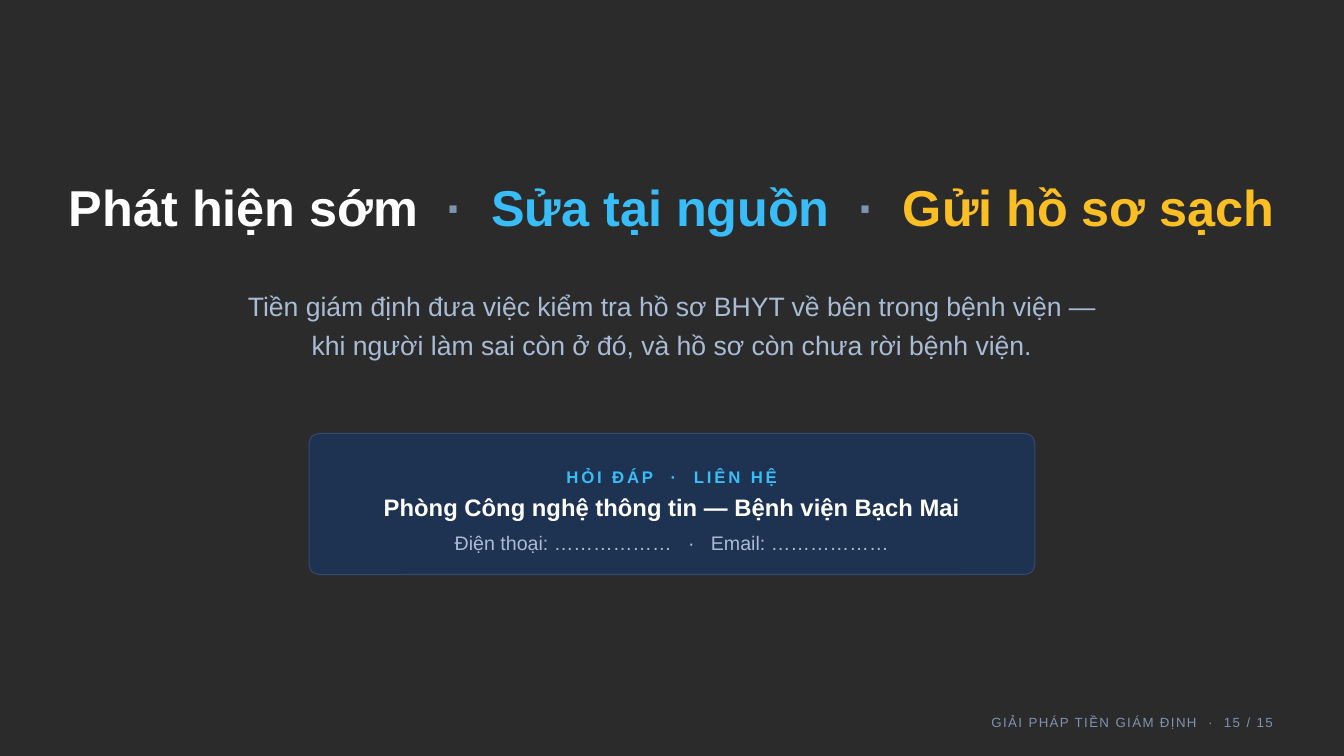
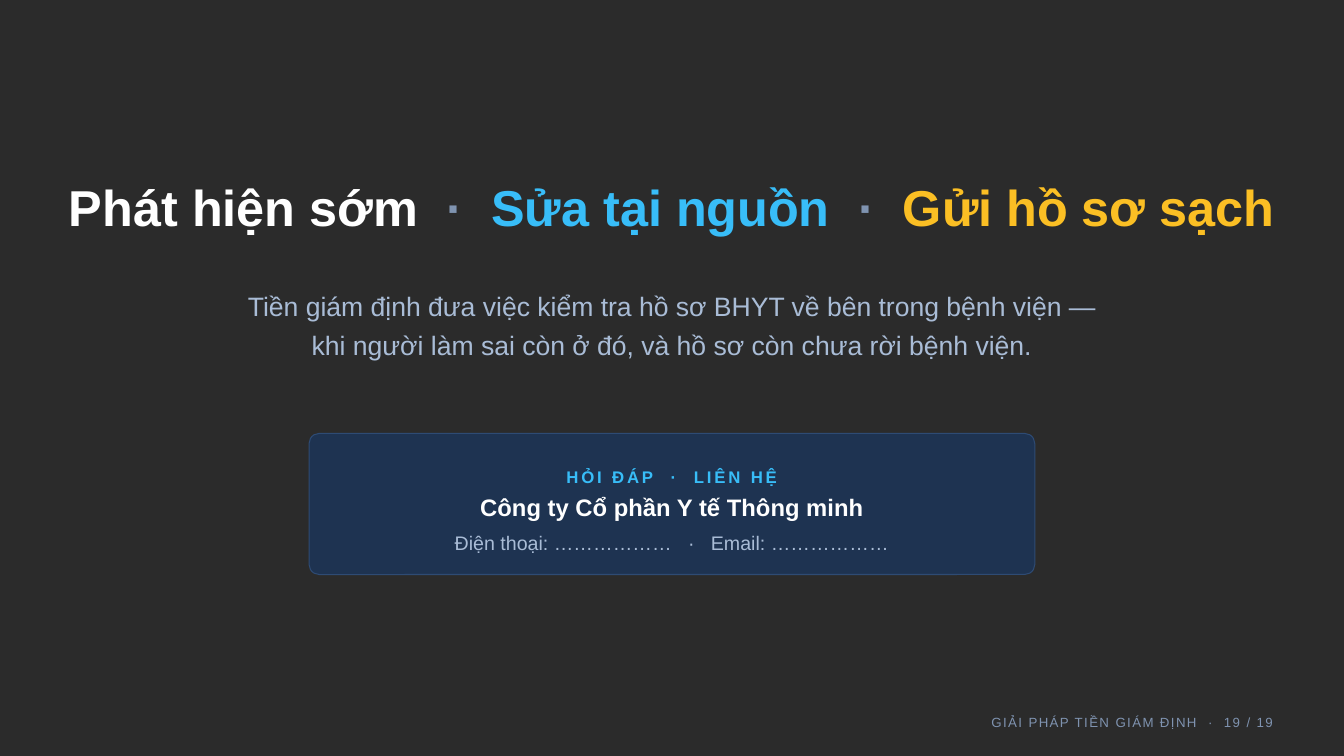
Before and after one commit to tracnn/qlbv_public, a slide deck: slide 19 of docs/dao-tao/Slide-gioi-thieu-Tien-giam-dinh.pptx (slide 15 before the commit). Drawn at 1344x756 pixels with LibreOffice and Linux fonts; fonts in the diff are those of the drawing; background and template pictures are left out; a plain dark background stands for a picture behind light text. Boxes give left, top, right and bottom in pixels: in the first picture for what was removed or moved away, otherwise in the second. Text is boxed around its words. In the diff, an @@ line names an element or a change of style, - is before the commit and + after.

```diff
--- a/docs/dao-tao/Slide-gioi-thieu-Tien-giam-dinh.pptx
+++ b/docs/dao-tao/Slide-gioi-thieu-Tien-giam-dinh.pptx
@@ text at (480, 496, 863, 521): text changed @@
-Phòng Công nghệ thông tin — Bệnh viện Bạch Mai
+Công ty Cổ phần Y tế Thông minh
@@ text at (991, 716, 1273, 729): text changed @@
-GIẢI PHÁP TIỀN GIÁM ĐỊNH · 15 / 15
+GIẢI PHÁP TIỀN GIÁM ĐỊNH · 19 / 19
```
Also in this commit, not shown: 14 other slides changed, 4 slides added, 4 other files.
